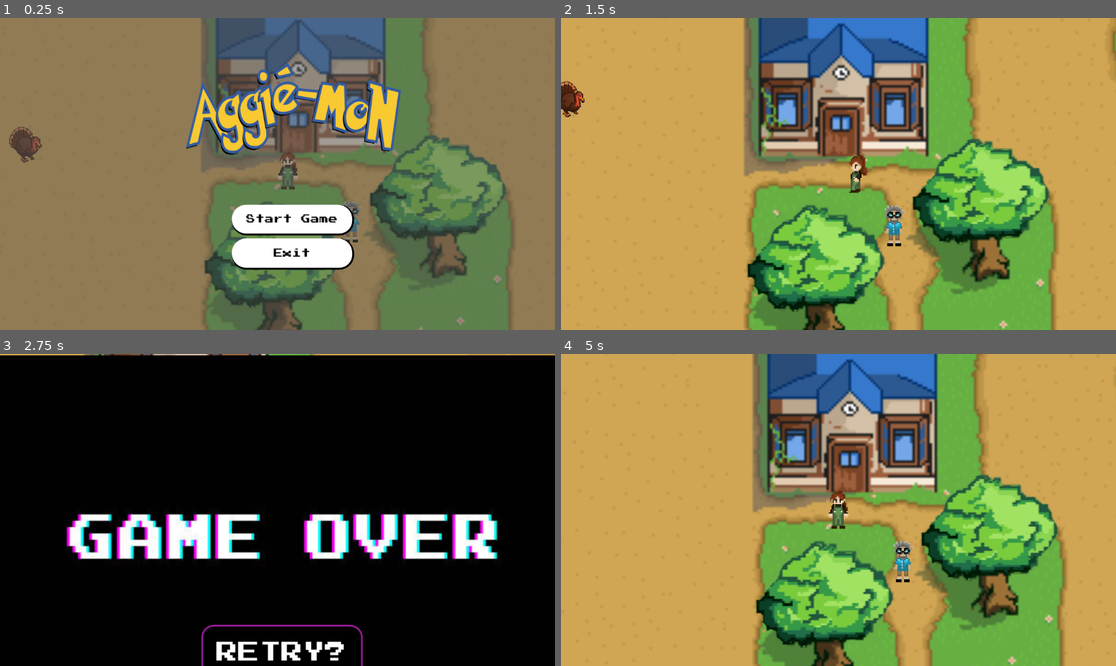
Above: before the commit, frames 1-4 (two rows, left to right).
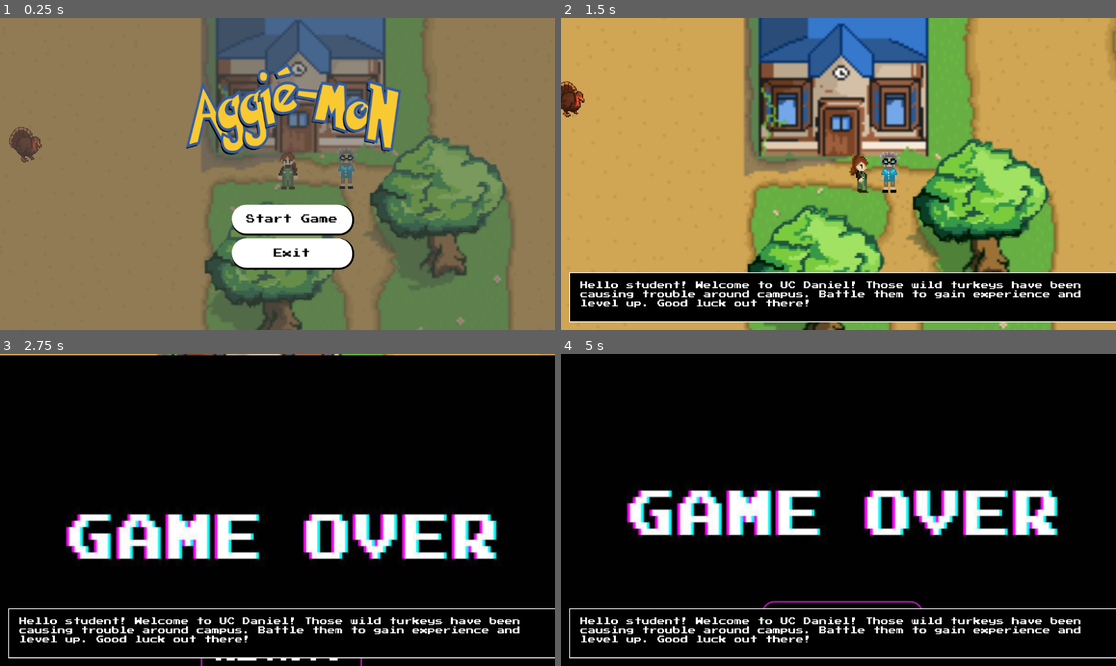
Above: after the commit, the same moments.

Repository: DrewCoding/179-Final-Project
Game: Godot game, scene res://Scenes/new_map_test.tscn
The game is run twice, just before and just after one commit, with the same random seed, the same clock (stepped at 60 frames per second) and the same inputs.
Inputs (mouse positions are in pixels of both pictures, inside the frame that each line leads up to):
- Up to frame 1 (0.25 s): no input
- Up to frame 2 (1.5 s): click "Start Game" at 0.5 s; hold D (right) from 1.28 s (still down); tap Space (Level Up) at 1.35 s
- Up to frame 3 (2.75 s): tap G (shop) at 1.52, 2.27 s; release D (right) at 2.03 s; hold S (down) from 2.03 s (still down); tap 0 at 2.1 s
- Up to frame 4 (5 s): release S (down) at 2.75 s; click "RETRY?" at 2.75 s; click "Start Game" (after the commit: "RETRY?") at 3.5 s; click (844, 653) at 4.25 s, where only the run after the commit has a clickable "RETRY?"

The runs differ from the first frame. In frame 1, 0.4% of the frame differs, in the area x 60-66%, y 41-72%; in frame 2, 17%; in frame 3, 6.8%; in frame 4, 100%, in the area x 0-100%, y 0-100%.

Commit message:
Bug fixed for player movement direction.

Diff:
--- a/aggiemon/Scenes/new_map_test.tscn
+++ b/aggiemon/Scenes/new_map_test.tscn
@@ -106,7 +106,7 @@
 narrator_scene = ExtResource("24_651yi")
 
 [node name="Professor" type="Node2D" parent="OverWorld"]
-position = Vector2(366, 235)
+position = Vector2(356, 124)
 script = ExtResource("15_ltqyi")
 narrator_scene = ExtResource("25_651yi")
 
--- a/aggiemon/Scripts/player.gd
+++ b/aggiemon/Scripts/player.gd
@@ -17,7 +17,7 @@
 var in_battle : bool = false
 var can_move : bool = true
 
-@onready var sprite : Sprite2D = $Sprite2D
+@onready var sprite : Sprite2D = $Student
 
 
 
@@ -36,7 +36,6 @@
 		self.velocity.x = player_speed * input_horizontal
 		self.velocity.y = -player_speed * input_vertical
 		self.velocity = velocity.limit_length(player_speed)
-
 	if(Input.is_action_pressed("up")):
 		animation_player.play("Walk_Up")
 	elif(Input.is_action_pressed("down")):
